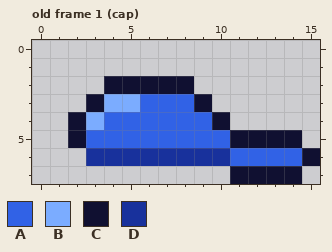
One commit to this pixel-art file: art/sprites/bare/hats.aseprite. The first picture shows the starting point.
16x8 pixels, 5 frames. Shown: old frame 1 (cap). The commit also changed other frames, which this record leaves out.
Palette (. is transparent): A #3162e6  B #7bacff  C #101031  D #18319c
Pixels before, old frame 1 (cap), first column x 2:
2 ..CCCCC.......
3 .CBBAAAC......
4 CBAAAAAAC.....
5 CAAAAAAAACCCC.
6 .DDDDDDDDAAAAC
7 .........CCCC.
After:
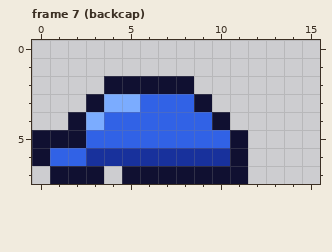
A new or re-ordered frame is compared with the old frame closest to it.
Edits made:
frames 5 -> 12
Changed rows in their new state; - is an unchanged pixel.
Frame 7 (backcap) is new; against old frame 1 (cap):
first column x 0:
5 CC----------...-
6 CAA--------C....
7 -CCC-CCCCCC-...-
Changed places in both pictures, as pixel boxes (x1, y1, x2, y2):
changed: (32, 130, 320, 184)
